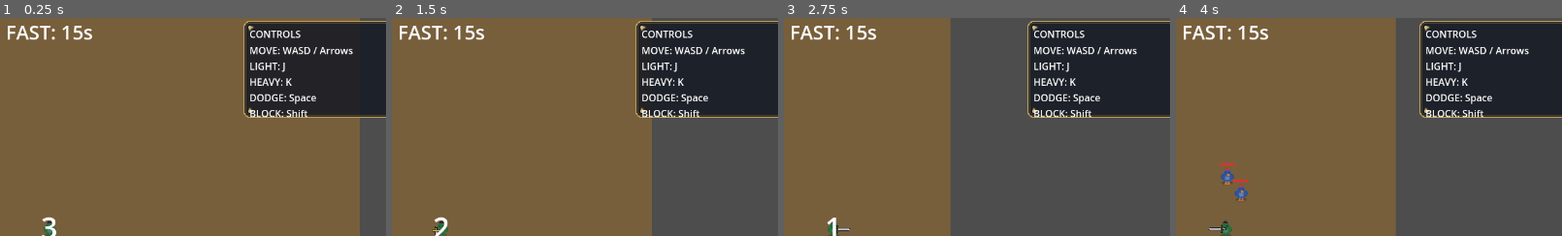
Above: before the commit, frames 1-4 (left to right).
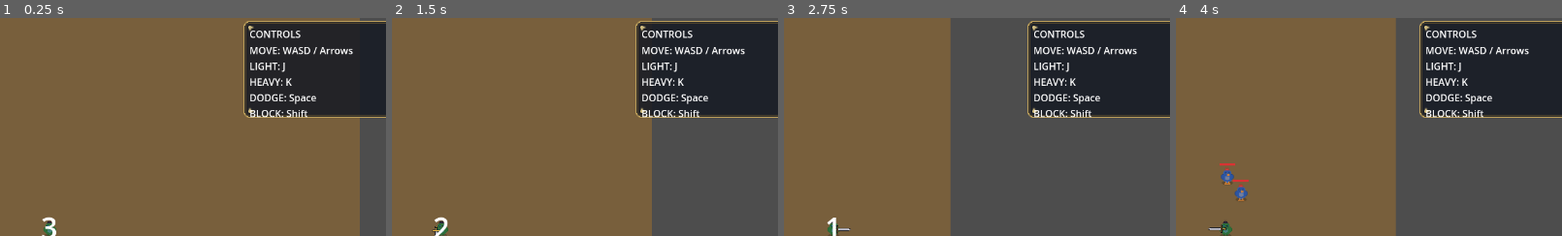
Above: after the commit, the same moments.

Repository: Faratas410/Gallicus-2.0
Game: Godot game, scene res://scenes/Main.tscn
The game is run twice, just before and just after one commit, with the same random seed, the same clock (stepped at 60 frames per second) and the same inputs.
Inputs:
- Up to frame 1 (0.25 s): no input
- Up to frame 2 (1.5 s): tap Enter at 0.5 s; hold D (move_right) 0.53-1.28 s; tap K (attack_heavy) at 0.6 s; hold S (move_down) from 1.28 s (still down); tap J (attack_light) at 1.35 s
- Up to frame 3 (2.75 s): release S (move_down) at 2.03 s; hold D (move_right) from 2.03 s (still down); hold L (block) from 2.03 s (still down)
- Up to frame 4 (4 s): release D (move_right) at 2.78 s; release L (block) at 2.78 s; hold W (move_up) 2.78-3.53 s; tap Space (dodge) at 2.85 s; hold A (move_left) from 3.53 s (still down); tap K (attack_heavy) at 3.6 s
The pictures show only the part of the screen within x 44-94%, y 2-52%; the shares and areas given below are measured in that part.

The runs differ from the first frame. In frame 1, 0.6% of the frame differs, in the area x 2-24%, y 3-11%; in frame 2, 0.6%; in frame 3, 0.6%; in frame 4, 0.6%.

Commit message:
Adjust UI overlays and fast countdown behavior

Diff:
--- a/scenes/UI.tscn
+++ b/scenes/UI.tscn
@@ -187,9 +187,9 @@
 anchor_right = 1.0
 anchor_bottom = 0.0
 offset_left = -220.0
-offset_top = 16.0
+offset_top = 176.0
 offset_right = -16.0
-offset_bottom = 140.0
+offset_bottom = 300.0
 horizontal_alignment = 2
 text = "FPS: 0\nArena: 0\nEnemies: 0\nBet active: false"
 
@@ -219,12 +219,20 @@
 theme_override_font_sizes/font_size = 32
 horizontal_alignment = 1
 visible = false
-text = "FAST: 15s"
+text = "FAST: 12s"
 
 [node name="FastBlinkTimer" type="Timer" parent="HUD"]
 wait_time = 0.25
 one_shot = false
 autostart = false
+
+[node name="ModalDimmer" type="ColorRect" parent="HUD"]
+visible = false
+z_index = 90
+mouse_filter = 2
+anchor_right = 1.0
+anchor_bottom = 1.0
+color = Color(0, 0, 0, 0.55)
 
 [node name="UpgradePanel" type="Panel" parent="HUD"]
 visible = false
--- a/scripts/ui/ui_root.gd
+++ b/scripts/ui/ui_root.gd
@@ -1,10 +1,13 @@
 extends CanvasLayer
+
+const FAST_SELECTION_SECONDS := 12
 
 @onready var coins_label: Label = get_node_or_null("HUD/Panel/VBox/CoinsLabel") as Label
 @onready var bet_info_label: Label = get_node_or_null("HUD/Panel/VBox/BetInfoLabel") as Label
 @onready var player_hp_bar: ProgressBar = $HUD/Panel/VBox/PlayerHPBar
 @onready var player_hp_label: Label = $HUD/Panel/VBox/PlayerHPLabel
 @onready var bet_panel: Panel = _req("HUD/BetPanel") as Panel
+@onready var modal_dimmer: ColorRect = get_node_or_null("HUD/ModalDimmer") as ColorRect
 @onready var upgrade_panel: Panel = get_node_or_null("HUD/UpgradePanel") as Panel
 @onready var upgrade_bg: TextureRect = get_node_or_null("HUD/UpgradePanel/UpgradeBG") as TextureRect
 @onready var upgrade_vbox: VBoxContainer = get_node_or_null("HUD/UpgradePanel/UpgradeVBox") as VBoxContainer
@@ -85,6 +88,8 @@
 		quit_button.pressed.connect(_on_quit_pressed)
 	if upgrade_panel != null:
 		upgrade_panel.visible = false
+	if modal_dimmer != null:
+		modal_dimmer.visible = false
 	if upgrade_hp_button != null:
 		upgrade_hp_button.pressed.connect(func() -> void: _purchase_upgrade("hp"))
 	if upgrade_light_button != null:
@@ -123,6 +128,7 @@
 		bet_info_label.text = "Bet: -"
 	if bet_panel != null:
 		bet_panel.visible = false
+	_update_fast_selection_hint(false)
 	if upgrade_panel != null:
 		upgrade_panel.visible = false
 	_set_upgrade_modal(false)
@@ -138,6 +144,7 @@
 		bet_info_label.text = "Bet: -"
 	if bet_panel != null:
 		bet_panel.visible = false
+	_update_fast_selection_hint(false)
 	if upgrade_panel != null:
 		upgrade_panel.visible = false
 	_set_upgrade_modal(false)
@@ -206,10 +213,12 @@
 		_bets_by_id[bet.get("id", "")] = bet
 	_update_bet_buttons()
 	bet_panel.visible = true
+	_update_fast_selection_hint(true)
 
 func _on_bet_ui_closed() -> void:
 	if bet_panel != null:
 		bet_panel.visible = false
+	_update_fast_selection_hint(false)
 	get_viewport().gui_release_focus()
 
 func _on_restart_pressed() -> void:
@@ -258,10 +267,14 @@
 func _handle_fast_countdown(seconds: int) -> void:
 	if fast_countdown_label == null:
 		return
+	seconds = min(seconds, FAST_SELECTION_SECONDS)
 	if seconds <= 0:
-		fast_countdown_label.visible = false
 		_fast_countdown_active = false
 		_stop_fast_blink()
+		if bet_panel != null and bet_panel.visible:
+			_update_fast_selection_hint(true)
+		else:
+			fast_countdown_label.visible = false
 		return
 	_fast_countdown_active = true
 	fast_countdown_label.visible = true
@@ -284,7 +297,6 @@
 		fast_blink_timer.stop()
 	if fast_countdown_label != null:
 		fast_countdown_label.modulate.a = 1.0
-		fast_countdown_label.visible = true
 
 func _on_fast_blink_tick() -> void:
 	if fast_countdown_label == null:
@@ -330,6 +342,7 @@
 func _on_bet_failed(can_retry: bool) -> void:
 	if bet_panel != null:
 		bet_panel.visible = false
+	_update_fast_selection_hint(false)
 	if upgrade_panel != null:
 		upgrade_panel.visible = false
 	_set_upgrade_modal(false)
@@ -351,6 +364,7 @@
 		return
 	if bet_panel != null:
 		bet_panel.visible = false
+	_update_fast_selection_hint(false)
 	_update_upgrade_costs()
 	_set_upgrade_modal(true)
 	upgrade_panel.visible = true
@@ -412,6 +426,7 @@
 	var manager := _get_bet_manager()
 	if manager == null or stake_input == null:
 		return
+	_update_fast_selection_hint(false)
 	var stake := int(stake_input.value)
 	manager.place_bet(bet_id, stake)
 
@@ -449,6 +464,8 @@
 	upgrade_panel.offset_bottom = half.y
 
 func _set_upgrade_modal(active: bool) -> void:
+	if modal_dimmer != null:
+		modal_dimmer.visible = active
 	if active:
 		_controls_hint_was_visible = controls_hint_panel != null and controls_hint_panel.visible
 		_countdown_was_visible = countdown_label != null and countdown_label.visible
@@ -477,6 +494,19 @@
 		_upgrade_modal_active = false
 	get_viewport().gui_release_focus()
 
+func _update_fast_selection_hint(show: bool) -> void:
+	if fast_countdown_label == null:
+		return
+	if _fast_countdown_active:
+		return
+	if show:
+		_stop_fast_blink()
+		fast_countdown_label.visible = true
+		fast_countdown_label.text = "FAST: %ds" % FAST_SELECTION_SECONDS
+	else:
+		_stop_fast_blink()
+		fast_countdown_label.visible = false
+
 func _process(_delta: float) -> void:
 	if debug_overlay == null or not debug_overlay.visible:
 		return
